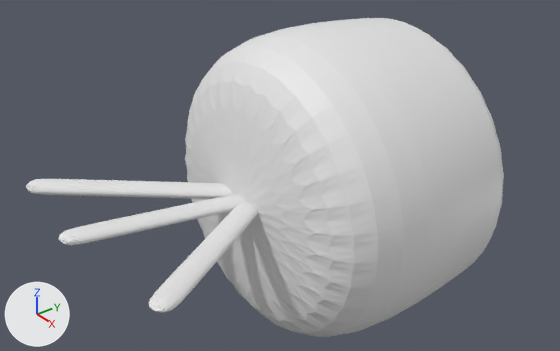
Before and after pictures for a commit that changed the Blender file 3dmodel/zanahoriatrozo.blend.
Before and after are seen from a 50 mm lens placed at (0.83, -1.453, 0.978), pointed at (-0.008, -0.817, 0.424). The axes (+X, +Y, +Z) are drawn at lower left. The lights are the same throughout.

The older version as bpy lines, for what is in view:
```python
ob_cylinder = bpy.data.objects.new('Cylinder', me_cylinder)
ob_cylinder.location = (0.0, 0.0, 0.391)
ob_cylinder.rotation_euler = (-1.581, 0.0, 0.0)  # degrees (-91, 0, 0)
ob_cylinder.scale = (0.258, 0.258, 0.905)
ob_cylinder_001 = bpy.data.objects.new('Cylinder.001', me_cylinder_001)
ob_cylinder_001.location = (-0.096, -1.016, 0.428)
ob_cylinder_001.rotation_euler = (1.47, 0.0, -0.521)  # degrees (84, 0, -30)
ob_cylinder_001.scale = (0.0182, 0.00956, 0.157)
ob_cylinder_002 = bpy.data.objects.new('Cylinder.002', me_cylinder_002)
ob_cylinder_002.location = (0.002, -1.016, 0.428)
ob_cylinder_002.rotation_euler = (1.47, 0.0, -0.0646)  # degrees (84, 0, -3.7)
ob_cylinder_002.scale = (0.0182, 0.00839, 0.157)
ob_cylinder_003 = bpy.data.objects.new('Cylinder.003', me_cylinder_003)
ob_cylinder_003.location = (0.108, -1.016, 0.428)
ob_cylinder_003.rotation_euler = (1.47, 0.0, 0.6)  # degrees (84, 0, 34)
ob_cylinder_003.scale = (0.0182, 0.00822, 0.157)
```
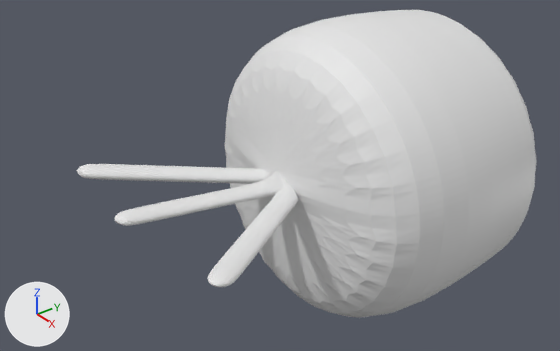
Pixel boxes (x1, y1, x2, y2) of what changed, in the pictures (560 x 351 px):
'Cylinder', reshaped, moved (44% wider)
    before: (185, 18, 504, 337)
    after: (77, 10, 537, 317)
'Cylinder.003', deleted
    before: (149, 202, 258, 313)
'Cylinder.001', deleted
    before: (26, 179, 232, 199)
'Cylinder.002', deleted
    before: (59, 194, 247, 245)
part 1 of me_cylinder, added
    after: (77, 81, 361, 292)

The edits, one by one:
me_cylinder is used by ob_cylinder; location (0.0, 0.0, 0.391); rotation (-1.581, 0.0, 0.0), in degrees (-91, 0, 0); scale (0.258, 0.258, 0.905).
me_cylinder had 128 vertices, 98 faces and spanned x -1.0..1.0, y -1.0..1.0, z -1.0..-0.62.
me_cylinder now has 1223 vertices, 1091 faces and spans x -1.0..1.0, y -1.0..1.0, z -1.29..-0.62.
me_cylinder part 1: 1095 vertices added at x -0.71..0.79, y -0.19..-0.02, z -1.29..-1.0.
Object 'Cylinder.003' (ob_cylinder_003) is deleted.
Object 'Cylinder.002' (ob_cylinder_002) is deleted.
Object 'Cylinder.001' (ob_cylinder_001) is deleted.
Object 'Cylinder' (ob_cylinder) moves from (0.0, 0.0, 0.391) to (0.0, 0.078, 0.391).
